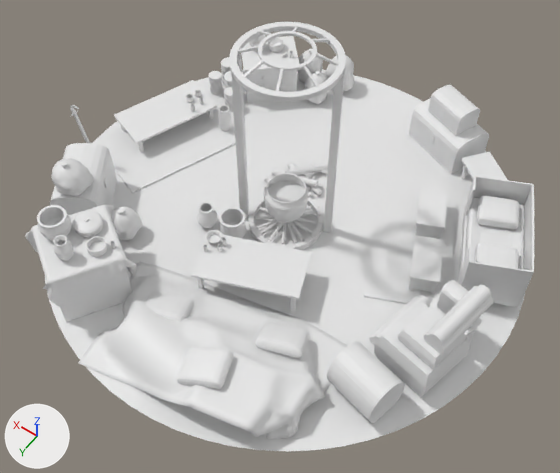
Before and after pictures for a commit that changed the Blender file Salas/YucataInterior.blend.
Before and after are seen from a 50 mm camera at (-5.61, 8.05, 12.11) aimed at (-0.63, 1.09, 1.16). Lighting does not change. The marker at lower left points along +X, +Y and +Z.

The scene before the commit, as lines of its bpy script (objects in view):
```python
me_circle_001 = bpy.data.meshes.new('Circle.001')
me_circle_001.from_pydata(...)  # 320 vertices, 304 faces; spans x -1.99..1.99, y -1.99..1.99, z -0.45..0.1
me_cube_002 = bpy.data.meshes.new('Cube.002')
me_cube_002.from_pydata(...)  # a box spanning x -1.0..1.0, y -1.0..1.0, z -23.8..31.9; a box spanning x -24.2..-22.2, y -1.0..1.0, z -23.8..31.9
me_cube_014 = bpy.data.meshes.new('Cube.014')
me_cube_014.from_pydata(...)  # 64 vertices, 1 face; spans x -14.3..14.3, y -14.3..14.3, z 0.0
me_cube_021 = bpy.data.meshes.new('Cube.021')
me_cube_021.from_pydata(...)  # 24 vertices, 22 faces; spans x -1.13..1.13, y -1.13..1.11, z -1.0..0.57
ob_cube_017 = bpy.data.objects.new('Cube.017', me_cube_021)
ob_cube_017.location = (-3.89, 0.37, 1.0)
ob_cube_017.rotation_euler = (1.571, 0.0, -0.215)  # degrees (90, 0, -12)
ob_cube_017.scale = (0.303, 0.303, 0.215)
ob_yucata_pilares = bpy.data.objects.new('Yucata_Pilares', me_cube_002)
ob_yucata_pilares.location = (0.77, 0.35, 1.73)
ob_yucata_pilares.rotation_euler = (0.0, 0.0, 0.423)  # degrees (0, 0, 24)
ob_yucata_pilares.scale = (0.0728, 0.0728, 0.0728)
ob_yucatacupula = bpy.data.objects.new('YucataCupula', me_circle_001)
ob_yucatacupula.location = (0.0, 0.0, 4.27)
ob_yucatacupula.rotation_euler = (0.0, 0.0, 0.423)  # degrees (0, 0, 24)
ob_yucatacupula.scale = (0.464, 0.464, 0.464)
ob_yucatapiso = bpy.data.objects.new('YucataPiso', me_cube_014)
ob_yucatapiso.location = (0.0, 0.0, 0.0)
ob_yucatapiso.rotation_euler = (0.0, 0.0, 0.423)  # degrees (0, 0, 24)
ob_yucatapiso.scale = (0.333, 0.333, 0.333)
# also in view: 'Cube.012' at (2.12, 3.34, 0.65); 'Cube.002' at (-2.58, -1.1, 0.26); 'Piel_Monton' at (-0.53, 3.18, 0.35); 'Mball.003' at (2.44, 2.03, 0.36); 'Cube.021' at (0.46, 3.06, 0.32)
```
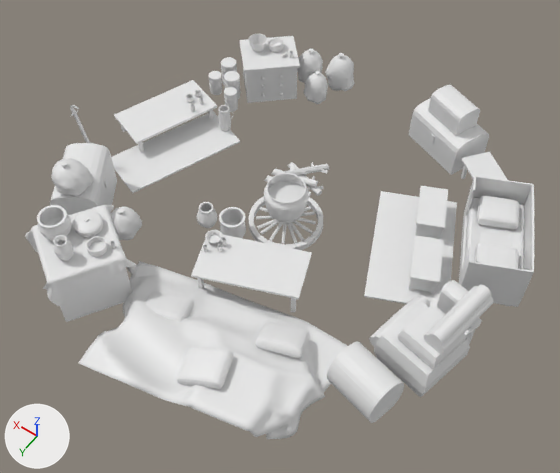
Changed parts and their boxes [x1, y1, x2, y2] in the pictures (560 x 473 px):
'YucataPiso', hidden: before [44, 70, 525, 452]
'YucataCupula', hidden: before [229, 22, 346, 102]
'Yucata_Pilares', hidden: before [231, 54, 345, 233]

The change, as a list of edits to the scene's bpy script:
```text
Change ob_yucatacupula:
    add ob_yucatacupula.hide_set(True)  # its collection is switched off
Change ob_yucata_pilares:
    add ob_yucata_pilares.hide_set(True)  # its collection is switched off
Change ob_yucatapiso:
    add ob_yucatapiso.hide_set(True)  # its collection is switched off
```
